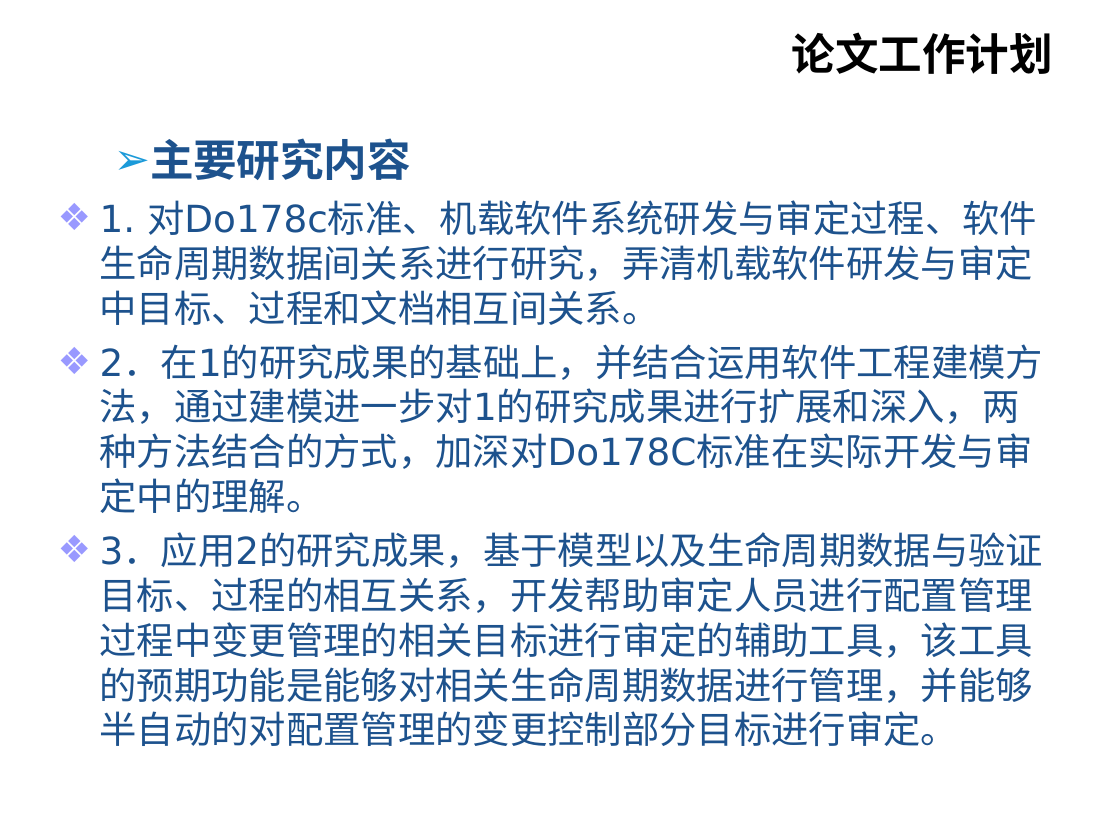
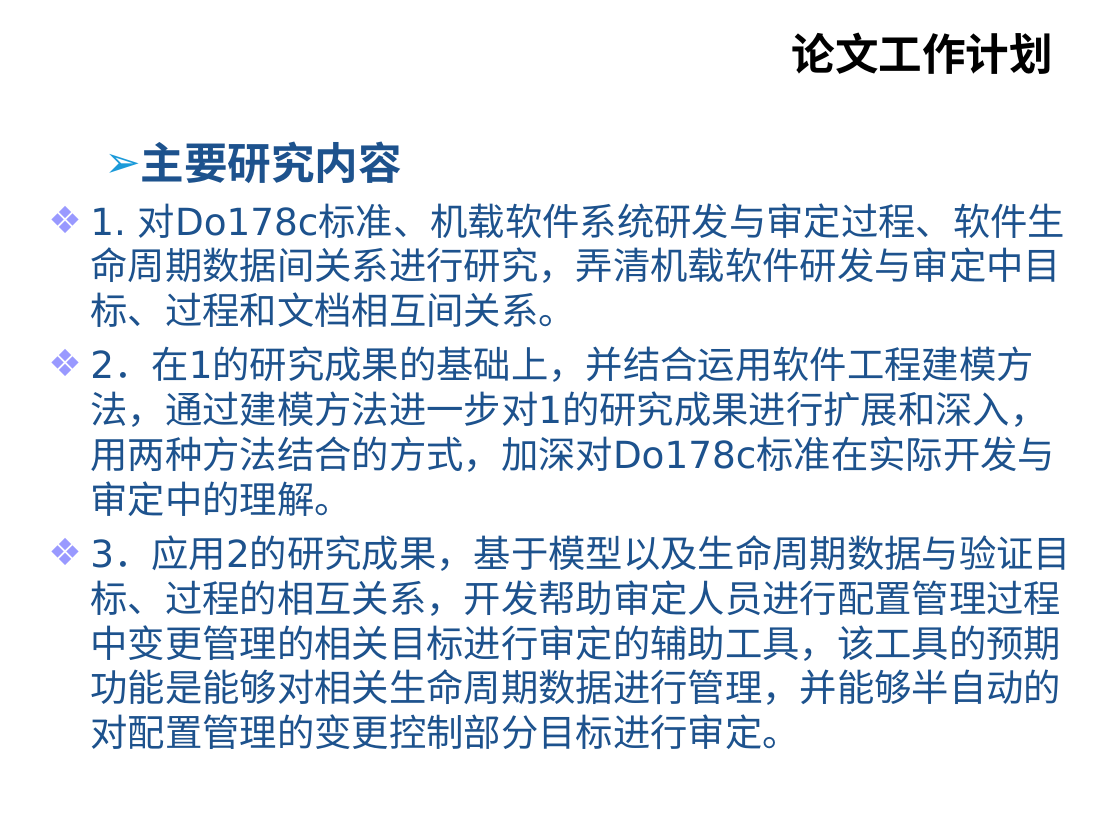
Before and after one commit to wangxydhc/for-graduate, a slide deck: slide 4 of paper/SY1506325_王鑫冶_中期检查报告.ppt. Drawn at 1120x840 pixels with LibreOffice and Linux fonts; fonts in the diff are those of the drawing; background and template pictures are left out. Boxes give left, top, right and bottom in pixels: in the first picture for what was removed or moved away, otherwise in the second. Text is boxed around its words. In the diff, an @@ line names an element or a change of style, - is before the commit and + after.

```diff
--- a/paper/SY1506325_王鑫冶_中期检查报告.ppt
+++ b/paper/SY1506325_王鑫冶_中期检查报告.ppt
@@ text "主要研究内容" moved from (x1=100, y1=138, x2=1044, y2=746) to (x1=90, y1=141, x2=1071, y2=749) @@
@@ text at (x1=90, y1=348, x2=1055, y2=516): text changed @@
-❖ 2．在1的研究成果的基础上，并结合运用软件工程建模方法，通过建模进一步对1的研究成果进行扩展和深入，两种方法结合的方式，加深对Do178C标准在实际开发与审定中的理解。
+❖ 2．在1的研究成果的基础上，并结合运用软件工程建模方法，通过建模方法进一步对1的研究成果进行扩展和深入，用两种方法结合的方式，加深对Do178c标准在实际开发与审定中的理解。
```
Also in this commit, not shown: 10 other slides changed, 2 slides added, 1 other file.
